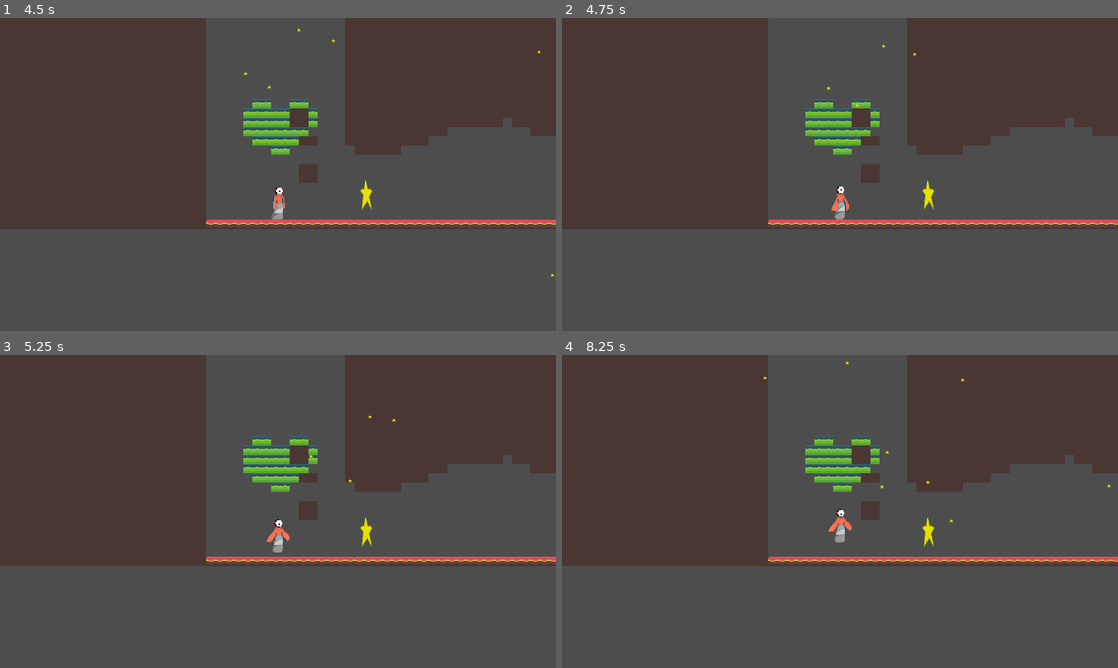
Above: before the commit, frames 1-4 (two rows, left to right).
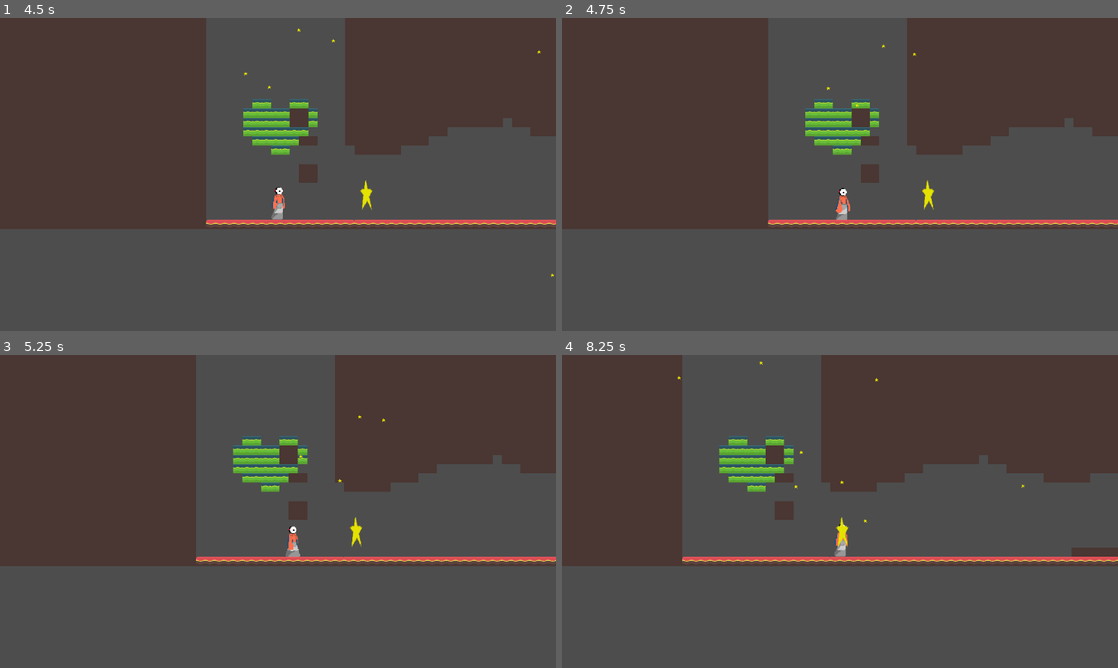
Above: after the commit, the same moments.

Repository: unsaltedkale/Quilt
Game: Godot game, scene res://TitleScreen.tscn
The game is run twice, just before and just after one commit, with the same random seed, the same clock (stepped at 60 frames per second) and the same inputs. The engine's default icon, where the game draws it, is replaced by a stand-in: a white triangle on a blue panel in a dark square. Sound files missing from this copy of the repository are replaced by a short silence.
Inputs (mouse positions are in pixels of both pictures, inside the frame that each line leads up to):
- Up to frame 1 (4.5 s): click "PLAY" at 0.5 s; move the mouse to (400, 158) at 1.27 s; hold D (move_right) 1.28-2.78 s; tap S (crouch) at 1.35, 3.6 s; click (400, 158) at 1.42 s; tap Space (jump) at 1.52, 2.27, 3.77 s; move the mouse to (166, 190) at 2.02 s; click (166, 190) at 2.1 s; move the mouse to (333, 105) at 2.77 s; hold A (move_left) 2.78-3.53 s; tap E (interact) at 2.85 s; move the mouse to (250, 237) at 3.52 s; hold D (move_right) from 3.53 s (still down); click (250, 237) at 3.67 s; move the mouse to (444, 221) at 4.27 s; click (444, 221) at 4.35 s
- Up to frame 2 (4.75 s): keep holding D (move_right); tap Space (jump) at 4.52 s
- Up to frame 3 (5.25 s): move the mouse to (111, 464) at 5.02 s; release D (move_right) at 5.03 s; hold A (move_left) from 5.03 s (still down); tap E (interact) at 5.1 s
- Up to frame 4 (8.25 s): tap Space (jump) at 5.27, 6.77, 7.52 s; move the mouse to (867, 511) at 5.77 s; release A (move_left) at 5.78 s; hold D (move_right) 5.78-6.53 s; tap S (crouch) at 5.85, 8.1 s; click (867, 511) at 5.92 s; move the mouse to (756, 433) at 6.52 s; hold A (move_left) 6.53-8.03 s; click (756, 433) at 6.6 s; move the mouse to (962, 495) at 7.27 s; tap E (interact) at 7.35 s; move the mouse to (728, 527) at 8.02 s; hold D (move_right) from 8.03 s (still down); click (728, 527) at 8.17 s

Frame 1 is identical in both runs. In frame 2, 0.3% of the frame differs, in the area x 37-100%, y 8-66%; in frame 3, 4.3%; in frame 4, 20%, in the area x 20-100%, y 0-67%.

Commit message:
ugh it no work

Diff:
--- a/Alex's Folder/cutscene_event_resources/cutscenes/after_fall_test_cutscene_movement_1.tres
+++ b/Alex's Folder/cutscene_event_resources/cutscenes/after_fall_test_cutscene_movement_1.tres
@@ -5,7 +5,7 @@
 [resource]
 script = ExtResource("1_yqiuj")
 mover = NodePath("Player")
-target = Vector2(0, -100)
+target = Vector2(600, 0)
 time = 2.0
 is_relative = true
 delay_before = 3.0
--- a/project.godot
+++ b/project.godot
@@ -13,6 +13,7 @@
 config/name="Quilt"
 run/main_scene="uid://1iv87qysc1dl"
 config/features=PackedStringArray("4.5", "Forward Plus")
+run/max_fps=60
 config/icon="uid://dmcdml67v5cp1"
 
 [display]
